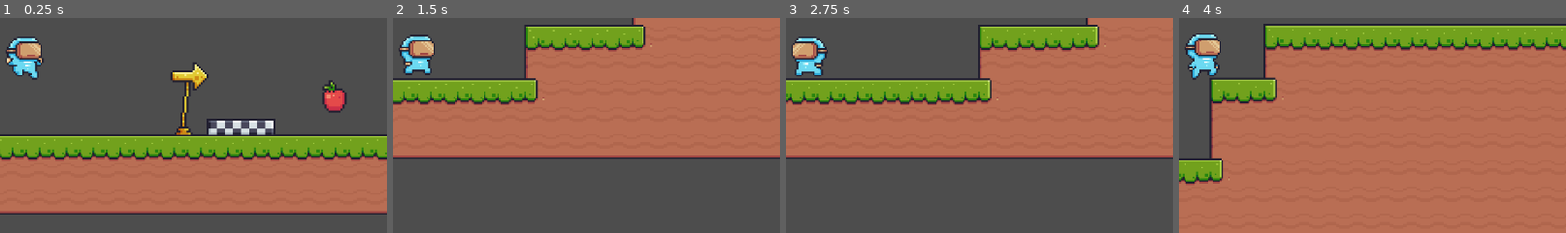
Above: before the commit, frames 1-4 (left to right).
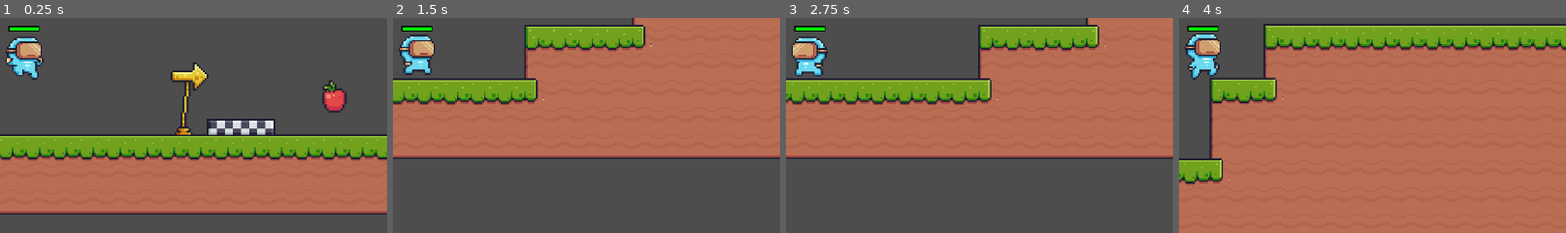
Above: after the commit, the same moments.

Repository: CD1FOX/2D-Platformer
Game: Godot game, scene res://Scenes/main.tscn
Two runs of this game, one before a commit and one after it. Both use one fixed random seed, a clock stepped at 60 frames per second and the inputs below.
Inputs:
- Up to frame 1 (0.25 s): no input
- Up to frame 2 (1.5 s): hold D (Right) from 0.53 s (still down); tap W (Jump) at 0.77 s
- Up to frame 3 (2.75 s): tap W (Jump) at 1.52 s; release D (Right) at 2.03 s; hold A (Left) from 2.03 s (still down)
- Up to frame 4 (4 s): release A (Left) at 2.78 s; hold D (Right) from 2.78 s (still down); tap W (Jump) at 3.02, 3.77 s
The pictures show only the part of the screen within x 47-97%, y 40-90%; the shares and areas given below are measured in that part.

The runs differ from the first frame. In frame 1, 0.2% of the frame differs, in the area x 2-11%, y 3-7%; in frame 2, 0.2%; in frame 3, 0.2%; in frame 4, 0.2%.

Commit message:
Update
Added
- Health Bar
- Fix the Fire Trap Bug

Diff:
--- a/Global.gd
+++ b/Global.gd
@@ -2,3 +2,4 @@
 
 var score = 0
 var running: bool = false
+var health = 100
--- a/Scenes/Entity/player.tscn
+++ b/Scenes/Entity/player.tscn
@@ -7,6 +7,7 @@
 [ext_resource type="Texture2D" uid="uid://duerqm4ej51a2" path="res://Assets/Pixel Adventure!/Main Characters/Virtual Guy/Jump (32x32).png" id="4_tydqb"]
 [ext_resource type="PackedScene" uid="uid://phrluffpoktq" path="res://Scenes/UI/StopWatch.tscn" id="6_tydqb"]
 [ext_resource type="Script" uid="uid://dxrlu6wt6syry" path="res://Scenes/Entity/Scripts/score.gd" id="7_7lf8o"]
+[ext_resource type="PackedScene" uid="uid://dxcqrk78eqrqy" path="res://Scenes/UI/health_bar.tscn" id="8_ox502"]
 
 [sub_resource type="AtlasTexture" id="AtlasTexture_2tr3c"]
 atlas = ExtResource("2_odi8b")
@@ -234,3 +235,9 @@
 theme_override_font_sizes/font_size = 50
 text = "Score:"
 script = ExtResource("7_7lf8o")
+
+[node name="HealthBar" parent="." instance=ExtResource("8_ox502")]
+offset_left = -45.0
+offset_top = -95.0
+offset_right = -45.0
+offset_bottom = -95.0
--- a/Scenes/Traps/Scripts/fire.gd
+++ b/Scenes/Traps/Scripts/fire.gd
@@ -1,28 +1,36 @@
 extends Area2D
 
 @onready var animated_sprite = $AnimatedSprite2D
-var duration = 5
-var already_stepped = false
+var player_on_trap = false
 
-func _process(delta: float) -> void:
-	if already_stepped:
-		duration -= delta
+func _ready():
+	animated_sprite.play("Off")  # Start with idle animation
 
-	if duration <= 0:
-		if animated_sprite.animation == "On":
-			animated_sprite.play("Off")
-		duration = 5
-		already_stepped = false
+func _on_body_entered(body):
+	if body.name == "Player" and animated_sprite.animation == "Off":
+		# When player first steps on trap
+		player_on_trap = true
+		activate_trap(body)
 
+func _on_body_exited(body):
+	if body.name == "Player":
+		player_on_trap = false
 
+func activate_trap(player):
+	# Step 1: Play the hit animation (triggering the trap)
+	animated_sprite.play("Hit")
+	await animated_sprite.animation_finished
 
-func _on_body_entered(body: Node2D) -> void:
-	if body.name == 'Player' and not already_stepped:
-		already_stepped = true
-		animated_sprite.play("Hit")
+	# Step 2: Switch to fire animation (On state)
+	animated_sprite.play("On")
+	Global.health -= 10  # Initial damage when triggered
 
+	# Keep damaging player while they stay on the burning trap
+	var fire_timer = 0.0
+	while fire_timer < 5.0 and player_on_trap:
+		fire_timer += get_process_delta_time()
+		Global.health -= 2 * get_process_delta_time()  # 2 damage per second
+		await get_tree().process_frame
 
-
-func _on_animated_sprite_2d_animation_finished() -> void:
-	if animated_sprite.animation == "Hit":
-		animated_sprite.play("On")
+	# Step 3: Return to idle state
+	animated_sprite.play("Off")
--- a/Scenes/Traps/fire.tscn
+++ b/Scenes/Traps/fire.tscn
@@ -100,4 +100,4 @@
 shape = SubResource("RectangleShape2D_bn7qk")
 
 [connection signal="body_entered" from="." to="." method="_on_body_entered"]
-[connection signal="animation_finished" from="AnimatedSprite2D" to="." method="_on_animated_sprite_2d_animation_finished"]
+[connection signal="body_exited" from="." to="." method="_on_body_exited"]
--- /dev/null
+++ b/Scenes/UI/Scripts/health_bar.gd
@@ -0,0 +1,4 @@
+extends Control
+
+func _process(_delta: float) -> void:
+	$TextureProgressBar.value = Global.health
--- /dev/null
+++ b/Scenes/UI/health_bar.tscn
@@ -0,0 +1,26 @@
+[gd_scene load_steps=4 format=3 uid="uid://dxcqrk78eqrqy"]
+
+[ext_resource type="Script" uid="uid://qfieivpwqff6" path="res://Scenes/UI/Scripts/health_bar.gd" id="1_1s5oa"]
+[ext_resource type="Texture2D" uid="uid://u36xo1bgt3kl" path="res://Assets/Progress Bar/Main White.png" id="1_4c3qa"]
+[ext_resource type="Texture2D" uid="uid://cpv40a42q6j2w" path="res://Assets/Progress Bar/Overlay.png" id="2_1s5oa"]
+
+[node name="HealthBar" type="Control"]
+layout_mode = 3
+anchors_preset = 15
+anchor_right = 1.0
+anchor_bottom = 1.0
+grow_horizontal = 2
+grow_vertical = 2
+script = ExtResource("1_1s5oa")
+
+[node name="TextureProgressBar" type="TextureProgressBar" parent="."]
+layout_mode = 0
+offset_right = 70.0
+offset_bottom = 12.0
+scale = Vector2(1.3, 1.3)
+texture_under = ExtResource("1_4c3qa")
+texture_over = ExtResource("2_1s5oa")
+texture_progress = ExtResource("1_4c3qa")
+tint_under = Color(0, 0, 0, 0)
+tint_over = Color(0, 0, 0, 1)
+tint_progress = Color(0, 1, 0, 1)
Binary file added: Assets/Progress Bar/Main White.png
Not shown, added: Assets/Progress Bar/Main White.png.import
Binary file added: Assets/Progress Bar/Overlay.png
Not shown, added: Assets/Progress Bar/Overlay.png.import
Not shown: 1 places in Scenes/Entity/player.tscn that only renumber resources
Not shown, added: Scenes/UI/Scripts/health_bar.gd.uid
